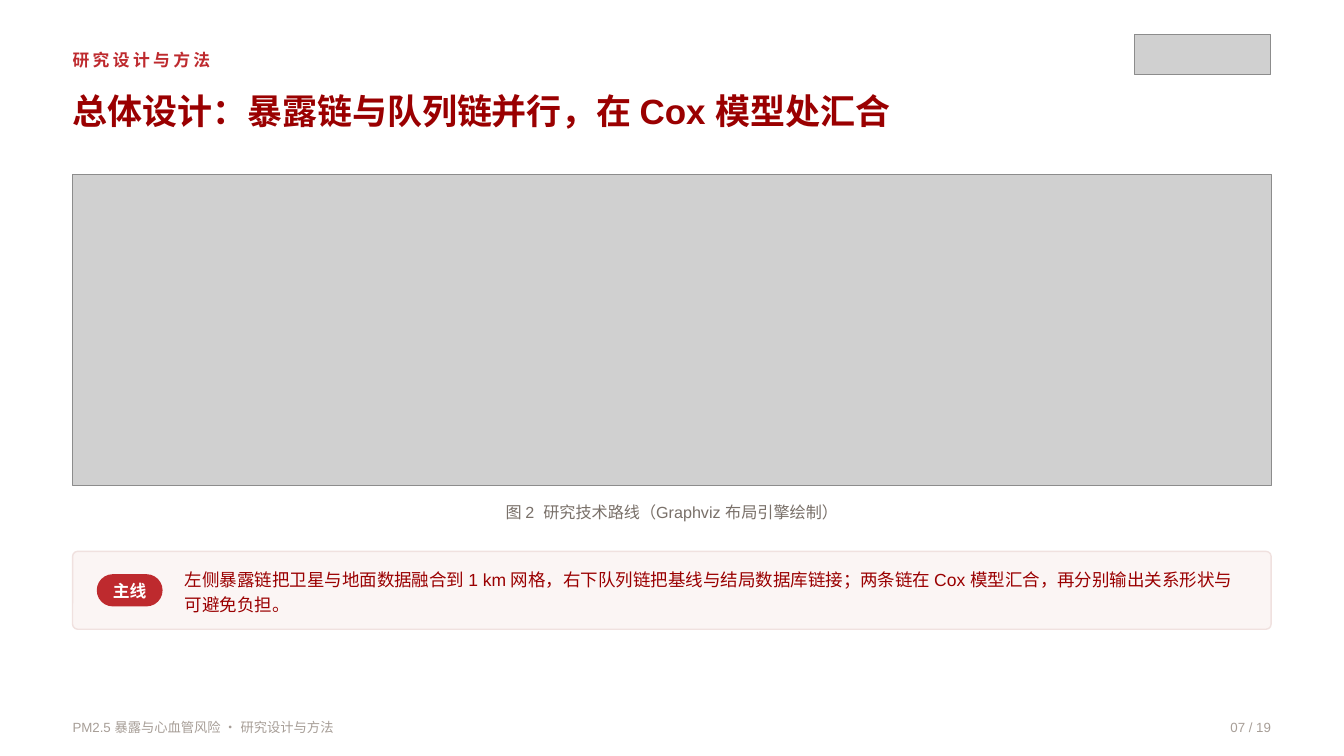
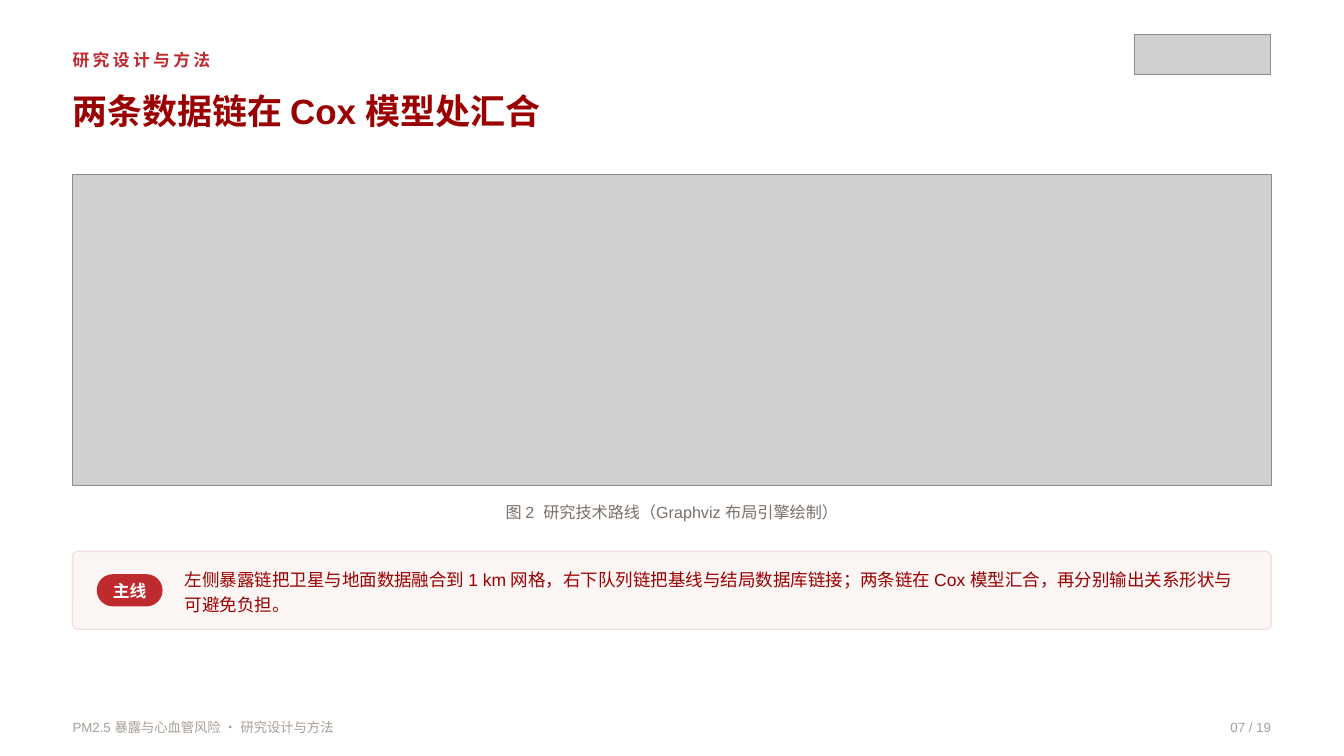
Before and after one commit to qingguang0309/academic-skills, a slide deck: slide 7 of examples/pm25-defense-slides/pm25_defense.pptx. Drawn at 1344x756 pixels with LibreOffice and Linux fonts; fonts in the diff are those of the drawing; grey boxes stand for pictures. Boxes give left, top, right and bottom in pixels: in the first picture for what was removed or moved away, otherwise in the second. Text is boxed around its words. In the diff, an @@ line names an element or a change of style, - is before the commit and + after.

```diff
--- a/examples/pm25-defense-slides/pm25_defense.pptx
+++ b/examples/pm25-defense-slides/pm25_defense.pptx
@@ text at (73,94,541,128): text changed @@
-总体设计：暴露链与队列链并行，在 Cox 模型处汇合
+两条数据链在 Cox 模型处汇合
```
Also in this commit, not shown: 9 other slides changed, 5 other files.
